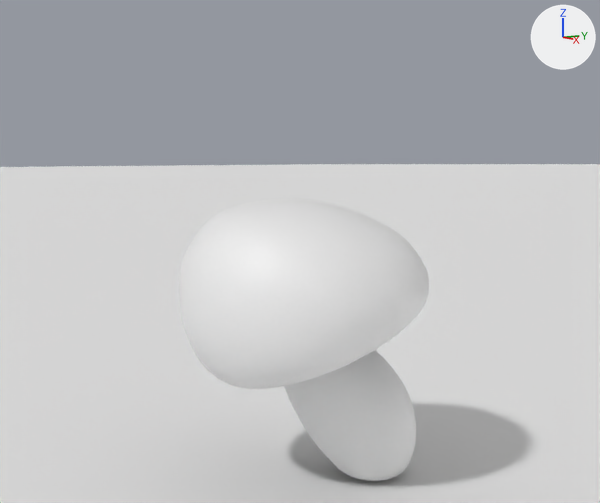
Renders of the Blender file mushroom.blend from each side of a commit.
The view is the same before and after, from a 50 mm camera at (33.6, -25.5, 16.7) aimed at (-1.2, -3.8, 11.9). The lights are fixed; the arrows at upper right show +X, +Y and +Z.

Names of what the first picture shows: 'BezierCircle', 'Plane'.
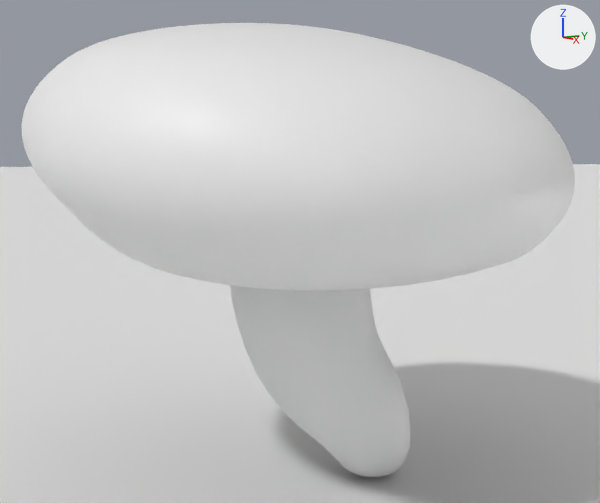
Boxes [x1, y1, x2, y2] around the edits, measured in the pictures (600 x 503 px):
'BezierCircle', rescaled, modifiers changed (121% wider, 61% taller): before [179, 199, 429, 481]; after [22, 23, 575, 477]

What changed in the scene script:
```text
Add lat_lattice:
    lat_lattice = bpy.data.lattices.new('Lattice')
    lat_lattice.points_w = 3
    lat_lattice.points.foreach_set('co_deform', [-0.5, -0.5, -0.5, 0.5, -0.5, -0.5, -0.5, 0.5, -0.5, 0.5, 0.5, -0.5, -0.569, -0.569, 0.0404, 0.569, -0.569, 0.0404, -0.569, 0.569, 0.0404, 0.569, 0.569, 0.0404, -1.294, -1.343, 0.33, 1.326, -1.343, 0.33, -1.294, 1.278, 0.33, 1.326, 1.278, 0.33])
Change ob_beziercircle:
    ob_beziercircle.scale: (1.48, 1.48, 2.0) -> (1.5, 1.5, 3.5)
    add _m = ob_beziercircle.modifiers.new('Lattice', 'LATTICE')
    add _m.object = ob_lattice
    add _m.strength = 0.999
Add ob_lattice:
    ob_lattice = bpy.data.objects.new('Lattice', lat_lattice)
    ob_lattice.location = (0.0, 0.0, 9.298)
    ob_lattice.scale = (18.9, 18.9, 18.9)
```
